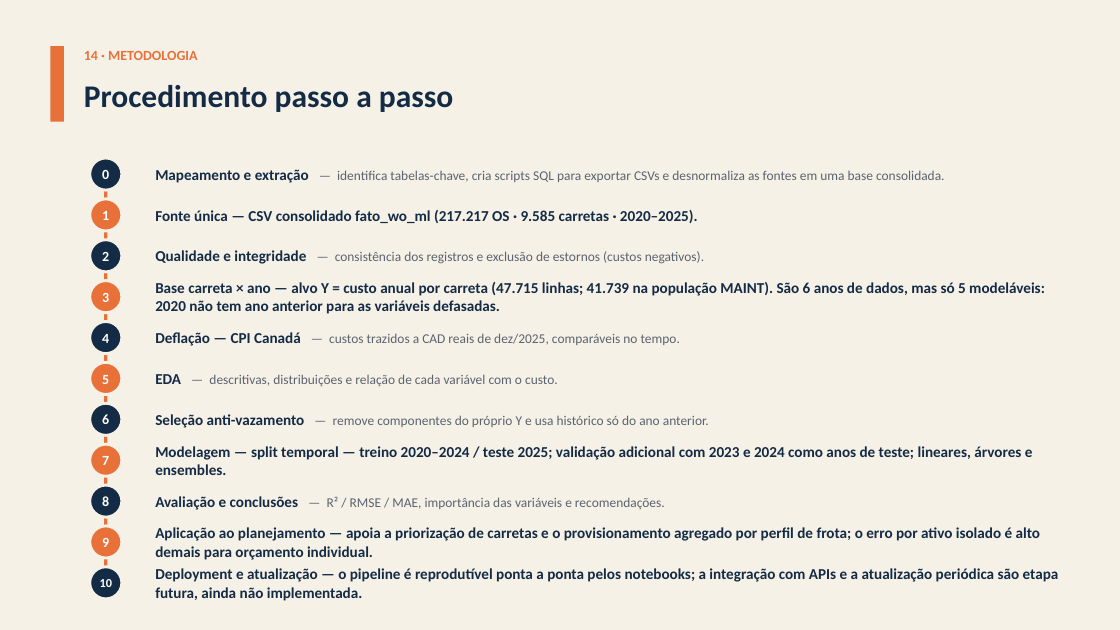
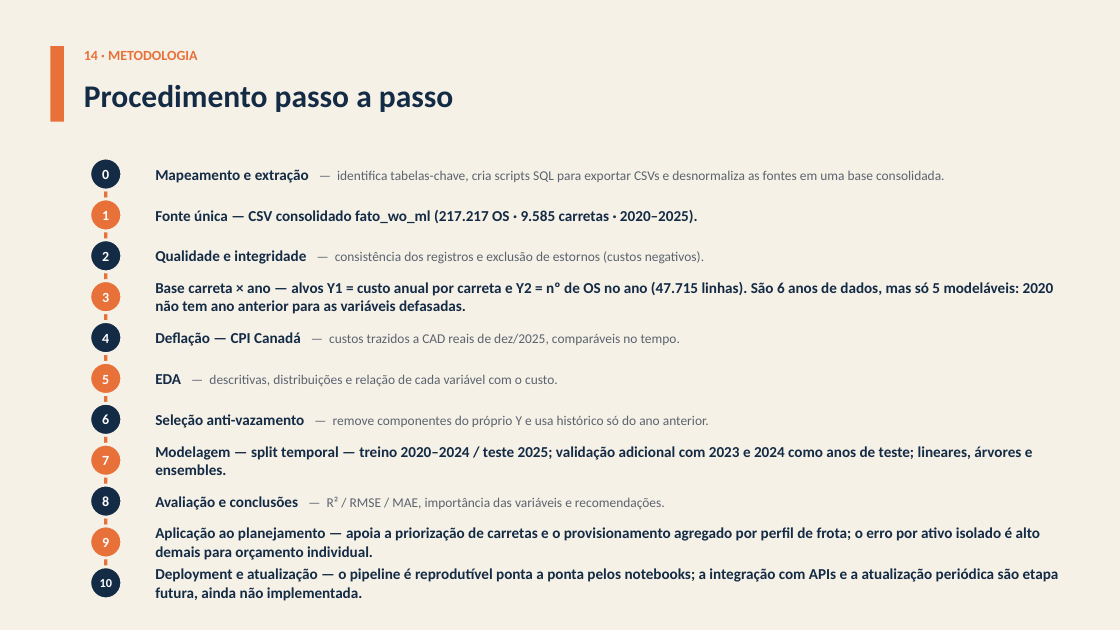
Before and after one commit to giovanicani/quatro_norte, a slide deck: slide 30 of docs/entregas/Apresentacao_QuatroNorte_Fase2.pptx. Drawn at 1120x630 pixels with LibreOffice and Linux fonts; fonts in the diff are those of the drawing. Boxes give left, top, right and bottom in pixels: in the first picture for what was removed or moved away, otherwise in the second. Text is boxed around its words. In the diff, an @@ line names an element or a change of style, - is before the commit and + after.

```diff
--- a/docs/entregas/Apresentacao_QuatroNorte_Fase2.pptx
+++ b/docs/entregas/Apresentacao_QuatroNorte_Fase2.pptx
@@ text at [155, 282, 1054, 314]: text changed @@
-Base carreta × ano — alvo Y = custo anual por carreta (47.715 linhas; 41.739 na população MAINT). São 6 anos de dados, mas só 5 modeláveis: 2020 não tem ano anterior para as variáveis defasadas.
+Base carreta × ano — alvos Y1 = custo anual por carreta e Y2 = nº de OS no ano (47.715 linhas). São 6 anos de dados, mas só 5 modeláveis: 2020 não tem ano anterior para as variáveis defasadas.
```
Also in this commit, not shown: 16 other slides changed, 3 slides added, 4 slides removed, 1 other file.
